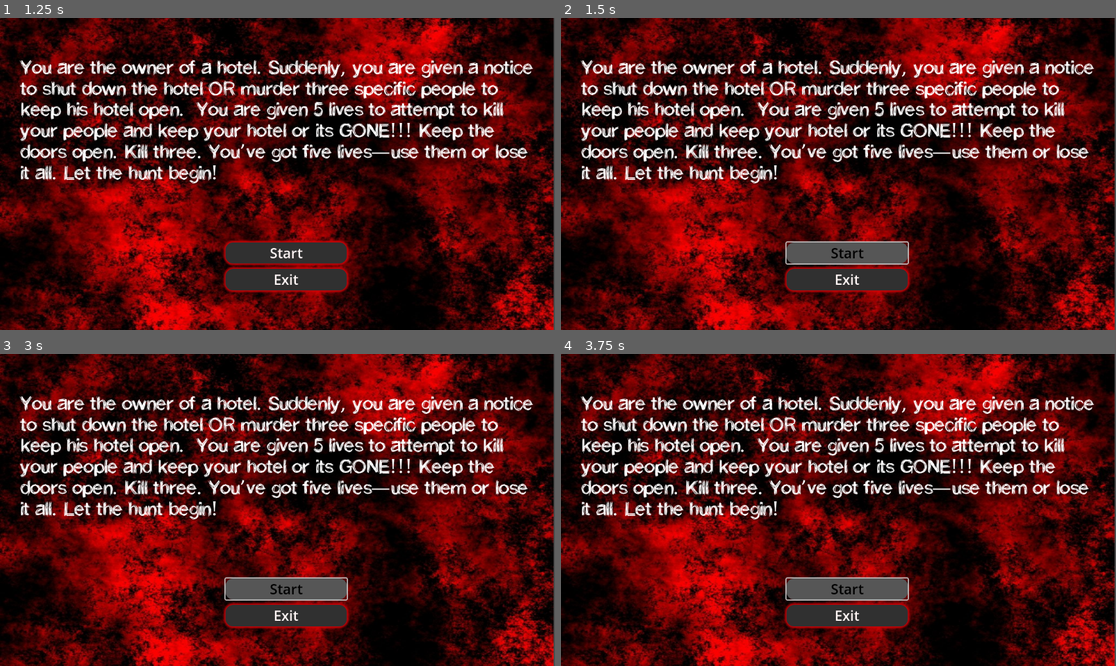
Above: before the commit, frames 1-4 (two rows, left to right).
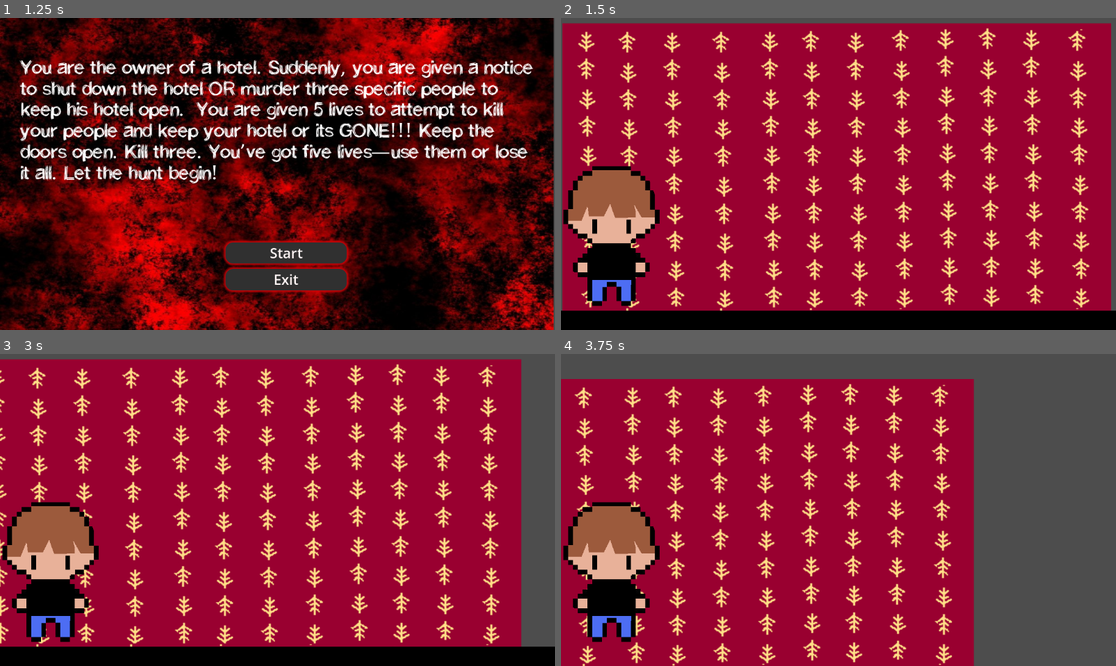
Above: after the commit, the same moments.

Repository: CreativeBooks/Daydream
Game: Godot game, scene res://Menu/menu.tscn
Same seed, same stepped clock (60 frames per second), same inputs: the game is played once before the commit and once after it.
Inputs (mouse positions are in pixels of both pictures, inside the frame that each line leads up to):
- Up to frame 1 (1.25 s): click "Start Game" at 0.5 s
- Up to frame 2 (1.5 s): click "Start" at 1.25 s
- Up to frame 3 (3 s): click (288, 588) at 2 s, where only the run before the commit has a clickable "Start"; tap Enter at 2.75 s; hold Right (right) from 2.78 s (still down)
- Up to frame 4 (3.75 s): keep holding Right (right); tap Space (jump) at 3.02 s

Frame 1 is identical in both runs. In frame 2, 98% of the frame differs, in the area x 0-100%, y 0-100%; in frame 3, 98%; in frame 4, 99%.

Commit message:
Update control.gd
Changed file destination

Diff:
--- a/three-knives-deep----daydream/Menu/control.gd
+++ b/three-knives-deep----daydream/Menu/control.gd
@@ -2,7 +2,7 @@
 
 
 func _on_start_2_pressed():
-	get_tree().change_scene_to_file("res://main_menu.tscn")
+	get_tree().change_scene_to_file("res://Level 1/main_menu.tscn")
 
 
 func _on_exit_3_pressed():
